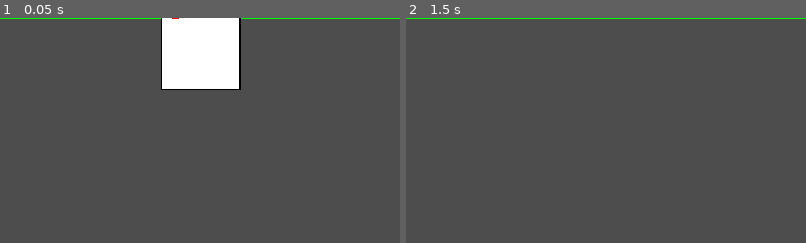
Above: before the commit, frames 1-2 (left to right).
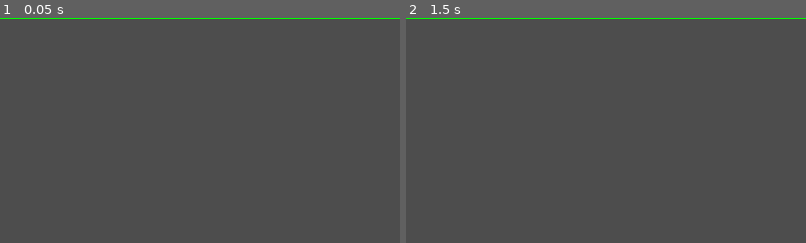
Above: after the commit, the same moments.

Repository: czgxx/bremen_musicians
Game: Godot game, scene res://tscn/main.tscn
The game is run twice, just before and just after one commit, with the same random seed, the same clock (stepped at 60 frames per second) and the same inputs.
Inputs (mouse positions are % of the whole screen's width and height, from its top left):
- Up to frame 1 (0.05 s): no input
- Up to frame 2 (1.5 s): tap Enter (ui_accept) at 0.5, 0.77, 1.25 s; move the mouse to (72, 45) at 0.52 s; press the mouse at (72, 45) at 0.53 s; hold Right (ui_right) from 0.53 s (still down); move the mouse to (30, 55) at 1.27 s; release the mouse at (30, 55) at 1.28 s; click (30, 55) at 1.35 s
The pictures show only the part of the screen within x 36-86%, y 0-50%; the shares and areas given below are measured in that part.

The runs differ from the first frame. In frame 1, 6.4% of the frame differs, in the area x 40-61%, y 0-32%; in frame 2, nothing differs.
Error in both runs: Invalid access to property or key 'card_face' on a base object of type 'Node2D (Card)'. (res://deck/gds/deck.gd:32)

Commit message:
feat: 完善卡牌翻牌功能

Diff:
--- a/card/card_animation/gds/card_animation.gd
+++ b/card/card_animation/gds/card_animation.gd
@@ -13,6 +13,8 @@
 func _process(delta: float) -> void:
 
 	pass
+
+
 func modify_keyframe_value(anim_name: String, track_index: int, key_index: int, new_value):
 	var animation = get_animation(anim_name)
 	if not animation:
--- a/card/card_data/gds/card_data.gd
+++ b/card/card_data/gds/card_data.gd
@@ -27,7 +27,7 @@
 	#"back"  = CardImageData.new(),
 #}
 var neighbor:Array[Card]
-var is_top_card:bool
-var is_face_up:bool
+var is_top_card:bool=false
+var is_face_up:bool=true
 enum STATE {IDEAL,HOVER_ON,MOVE,}
 var state:STATE=STATE.IDEAL
--- a/card/card_image/gds/card_image.gd
+++ b/card/card_image/gds/card_image.gd
@@ -3,6 +3,9 @@
 #@onready var card_back: CardBack = $CardBack
 #var card_front_tex:Texture2D
 #var card_back_tex:Texture2D
+@onready var card_back: CardBack = %CardBack
+@onready var card_front: CardFront = %CardFront
+@export var card:Card
 #@export var time:float:
 	#set(value):
 		#time=value
@@ -27,50 +30,20 @@
 #}
 #var my_material
 ## Called when the node enters the scene tree for the first time.
-#func _ready() -> void:
-	#
-	#my_material = ShaderMaterial.new()
-	#my_material.shader = preload("res://card/card_shader/shaders/card_flip.gdshader")
-	#material = my_material
-	#pass # Replace with function body.
+func _ready() -> void:
+	card=Global.find_parent_in_group(self,"Card")
+	pass
+
+## Called every frame. 'delta' is the elapsed time since the previous frame.
+func _process(delta: float) -> void:
+	_show_face()
+	pass
 #
 #
-## Called every frame. 'delta' is the elapsed time since the previous frame.
-#func _process(delta: float) -> void:
-	##print(sin(Time.get_ticks_msec()/1000)/2+0.5)
-	##if shader_params["card_front"] and shader_params["card_back"]:
-		##time=sin(Time.get_ticks_msec()/1000)/2+0.5
-		##print("setup")
-	#pass
-#
-#
-#func _on_card_front_texture_ready(card_front,texture:Texture2D) -> void:
-	#print("card_front.card_texture is ok")
-	#shader_params["card_front"]=texture
-	#card_front_tex=texture
-	##material.set_shader_parameter("card_front", texture)
-	##ShaderManager.apply_card_shader(self, "card_flip", shader_params)
-	##ShaderManager.apply_card_shader(card_front, "card_front_flip", shader_params)
-	#pass # Replace with function body.
-#
-#
-#func _on_card_back_texture_ready(card_back,texture: Texture2D) -> void:
-	#print("card_back.card_texture is ok")
-	#shader_params["card_back"]=texture
-	#card_back_tex=texture
-	##material.set_shader_parameter("card_back", texture)
-	#
-	##ShaderManager.apply_card_shader(self, "card_flip", shader_params)
-	##ShaderManager.apply_card_shader(card_back, "card_back_flip", shader_params)
-	#pass # Replace with function body.
-##func card_face_or_back():
-	##if animation_player:
-		##if animation_player.is_playing():
-			##if self.scale.x<0 or self.scale.y<0:
-				##background.visible=false
-				##sprite_2d_back.visible=true
-			##else:
-				##background.visible=true
-				##sprite_2d_back.visible=false
-				##
-	##pass
+func _show_face():
+	if card.card_data.is_face_up:
+		card_front.visible=true
+		card_back.visible=false
+	else:
+		card_front.visible=false
+		card_back.visible=true
--- a/card/card_image/scenes/card_image.tscn
+++ b/card/card_image/scenes/card_image.tscn
@@ -77,7 +77,7 @@
 
 [sub_resource type="ShaderMaterial" id="ShaderMaterial_3r1g5"]
 shader = SubResource("Shader_kijaa")
-shader_parameter/enable = true
+shader_parameter/enable = false
 shader_parameter/card_size = Vector2(32, 48)
 shader_parameter/time = 0.37999999150624
 shader_parameter/speed = 1.0
@@ -91,7 +91,9 @@
 script = ExtResource("1_vv0la")
 
 [node name="CardBack" parent="." unique_id=1885710594 instance=ExtResource("3_vv0la")]
+unique_name_in_owner = true
 show_behind_parent = true
 
 [node name="CardFront" parent="." unique_id=1999118609 instance=ExtResource("2_2gp18")]
+unique_name_in_owner = true
 show_behind_parent = true
--- a/card/card_shader/shaders/card_flip.gdshader
+++ b/card/card_shader/shaders/card_flip.gdshader
@@ -3,6 +3,8 @@
 group_uniforms enable;
 uniform bool enable_draw=false;
 uniform bool enable_flip=false;
+uniform float flip_speed=1.;
+
 group_uniforms;
 uniform vec2 card_size=vec2(32.,48.);
 uniform float time:hint_range(0.0, 1.0, 0.01)=0.4;
@@ -22,7 +24,7 @@
 varying vec2 vertex_xy;
 varying vec4 color_card_back;
 varying vec4 color_card_front;
-vec4 draw(){
+vec4 draw_color(){
 	vec4 final_color;
 	//vec4 color_card_front_flip_pre=texture(card_front,vec2(1.+uv.x-time,2.-uv.y-time))
 	//vec4 color_card_front_flip_pre=texture(card_front,vec2(1.-uv.x-time,uv.y-time));
@@ -52,23 +54,22 @@
 	vec4 final_color;
 	vec4 color_card_back_tmp;
 	vec4 color_card_front_tmp;
-	float time_2=(1.-time);
-	color_card_back_tmp=texture(card_back,vec2((uv.x-1.*time_2)*(1.0/(1.0-2.*time_2)),uv.y));
-	color_card_front_tmp=texture(card_front,vec2((uv.x-1.*time)*(1.0/(1.0-2.*time)),uv.y));
-	if(time<=0.5){
-		if(uv.x>time && uv.x<1.-time){
+	float time_1=(time*flip_speed);
+	float time_2=(1.-time_1);
+	color_card_back_tmp=texture(card_back,vec2((uv.x-time_2)*(1.0/(1.0-2.*time_2)),uv.y));
+	color_card_front_tmp=texture(card_front,vec2((uv.x-time_1)*(1.0/(1.0-2.*time_1)),uv.y));
+	if(time_1<=0.5){
+		if(uv.x>time_1 && uv.x<1.-time_1){
 			final_color=color_card_front_tmp;
 		}else{
 			final_color=vec4(0.0);
 		}
-	}else if(time<=1.){
-		if(uv.x>time_2 && uv.x<1.-time_2){
+	}else{
+		if(uv.x<time_1 && uv.x>1.-time_1){
 			final_color=color_card_back_tmp;
 		}else{
 			final_color=vec4(0.0);
 		}
-	}else{
-		final_color=color_card_front;
 	}
 	// 处理预乘alpha（CanvasGroup必需）
     if (final_color.a > 0.0001) {
@@ -117,7 +118,7 @@
 
 
 	if(enable_draw){
-		COLOR=draw();
+		COLOR=draw_color();
 	}else if(enable_flip){
 		COLOR=flip_color();
 	}else{
--- a/card/top/gds/card.gd
+++ b/card/top/gds/card.gd
@@ -38,7 +38,10 @@
 func _ready() -> void:
 	connect_signal()
 	card_data.card_name="czg"
-	move_to(Vector2(300,600))
+	#move_to(Vector2(300,600))
+	#flip_to(false)
+	#flip_to(true)
+	draw_to(false)
 	#add_sprite("Suit",preload("uid://bj8pc7rbhltbn"),Vector2(10,30))
 	#add_label("Label","6",Vector2(15,0))
 	#card_state.auto_hover=true
@@ -61,18 +64,48 @@
 @rpc("any_peer", "call_local", "reliable")
 func move_to(to:Vector2=Vector2.ZERO,node: Node = get_parent()):
 	##reparent(node)
+	card_animation.modify_keyframe_value("move", 0, 0, self.global_position)
 	card_animation.modify_keyframe_value("move", 0, 1, to)
 	card_animation.play("move")
 	#card_movement.move_to.rpc(to)
 	pass
 @rpc("any_peer", "call_local", "reliable")
-func flip_back(to:Vector2=Vector2.ZERO,node: Node = get_parent()):
+func flip_to(face_up:bool=true,flip_type:String="flip_lr"):
+	if face_up:
+		if card_data.is_face_up:
+			return
+		else:
+			card_data.is_face_up=true
+			card_animation.play_backwards(flip_type)
+	else:
+		if card_data.is_face_up:
+			card_data.is_face_up=false
+			card_animation.play(flip_type)
+		else:
+			return
 	##reparent(node)
 	#card_animation.modify_keyframe_value("move", 0, 1, to)
-	card_animation.play("flip")
+	#card_animation.play("flip")
 	#card_movement.move_to.rpc(to)
 	pass
-
+func draw_to(face_up:bool=true):
+	if face_up:
+		if card_data.is_face_up:
+			return
+		else:
+			card_data.is_face_up=true
+			card_animation.play("draw")
+	else:
+		if card_data.is_face_up:
+			card_data.is_face_up=false
+			card_animation.play_backwards("draw")
+		else:
+			return
+	pass
+#func flip_card_to_face_up():
+	#card_data.is_face_up=true
+#func flip_card_to_back_up():
+	#card_data.is_face_up=false
 #region all signal
 func connect_signal():
 	card_data.changed.connect(_card_data_changed)
--- a/card/top/scenes/card.tscn
+++ b/card/top/scenes/card.tscn
@@ -51,7 +51,6 @@
 
 [sub_resource type="Animation" id="Animation_4xvtb"]
 resource_name = "draw"
-length = 0.2
 tracks/0/type = "value"
 tracks/0/imported = false
 tracks/0/enabled = true
@@ -59,10 +58,10 @@
 tracks/0/interp = 1
 tracks/0/loop_wrap = true
 tracks/0/keys = {
-"times": PackedFloat32Array(0, 0.19999999),
+"times": PackedFloat32Array(0, 1),
 "transitions": PackedFloat32Array(1, 1),
 "update": 0,
-"values": [0.0, 0.499999988824]
+"values": [0.0, 0.999999977648]
 }
 tracks/1/type = "value"
 tracks/1/imported = false
@@ -71,14 +70,25 @@
 tracks/1/interp = 1
 tracks/1/loop_wrap = true
 tracks/1/keys = {
-"times": PackedFloat32Array(0, 0.16666667, 0.2),
-"transitions": PackedFloat32Array(1, 1, 1),
-"update": 1,
-"values": [true, true, false]
+"times": PackedFloat32Array(0, 0.03333333, 0.96666664, 1),
+"transitions": PackedFloat32Array(1, 1, 1, 1),
+"update": 1,
+"values": [false, true, true, false]
+}
+tracks/2/type = "method"
+tracks/2/imported = false
+tracks/2/enabled = true
+tracks/2/path = NodePath(".")
+tracks/2/interp = 1
+tracks/2/loop_wrap = true
+tracks/2/keys = {
+"times": PackedFloat32Array(),
+"transitions": PackedFloat32Array(),
+"values": []
 }
 
 [sub_resource type="Animation" id="Animation_s27oj"]
-resource_name = "flip"
+resource_name = "flip_lr"
 tracks/0/type = "value"
 tracks/0/imported = false
 tracks/0/enabled = true
@@ -86,10 +96,10 @@
 tracks/0/interp = 1
 tracks/0/loop_wrap = true
 tracks/0/keys = {
-"times": PackedFloat32Array(0, 1),
-"transitions": PackedFloat32Array(1, 1),
-"update": 1,
-"values": [true, true]
+"times": PackedFloat32Array(0, 0.033333335, 0.96666664, 1),
+"transitions": PackedFloat32Array(1, 1, 1, 1),
+"update": 1,
+"values": [false, true, true, false]
 }
 tracks/1/type = "value"
 tracks/1/imported = false
@@ -168,7 +178,7 @@
 _data = {
 &"RESET": SubResource("Animation_ulwxi"),
 &"draw": SubResource("Animation_4xvtb"),
-&"flip": SubResource("Animation_s27oj"),
+&"flip_lr": SubResource("Animation_s27oj"),
 &"hover": SubResource("Animation_qbegr"),
 &"move": SubResource("Animation_pan3s"),
 &"rotate": SubResource("Animation_xwpos"),
@@ -179,8 +189,9 @@
 shader = ExtResource("4_b62bx")
 shader_parameter/enable_draw = false
 shader_parameter/enable_flip = false
+shader_parameter/flip_speed = 1.0
 shader_parameter/card_size = Vector2(32, 48)
-shader_parameter/time = 0.999999977648
+shader_parameter/time = 0.0
 shader_parameter/speed = 1.0
 shader_parameter/card_front = ExtResource("6_w042b")
 shader_parameter/card_back = ExtResource("5_b62bx")
@@ -204,6 +215,9 @@
 
 [node name="CardImage" parent="." unique_id=321929244 instance=ExtResource("6_f2e62")]
 material = SubResource("ShaderMaterial_bv3in")
+
+[node name="AnimationTree" type="AnimationTree" parent="." unique_id=2014451540]
+anim_player = NodePath("../CardAnimation")
 
 [connection signal="ready" from="." to="." method="_on_ready"]
 [connection signal="tree_entered" from="." to="." method="_on_tree_entered"]
Not shown, changed: .gitignore
